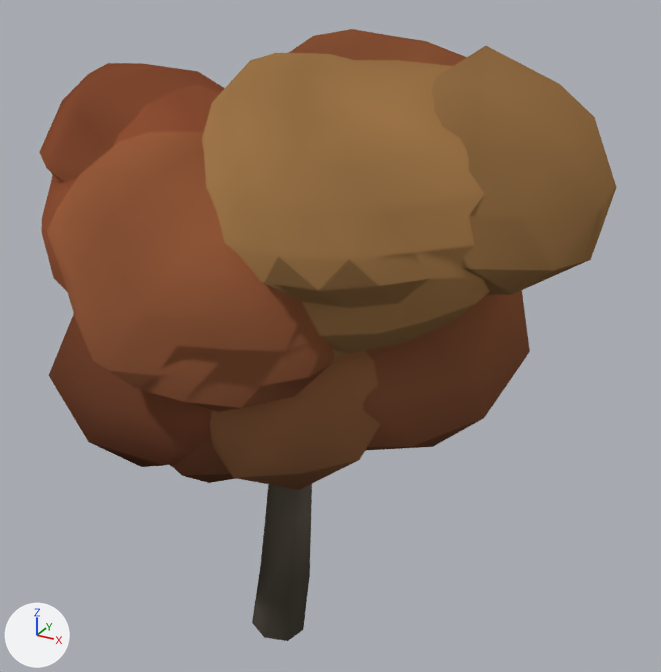
Renders of the Blender file assets/flora/lenga_b.blend from each side of a commit.
One viewpoint serves both versions: a 50 mm lens placed at (3.22, -4.99, 4.79), pointed at (0.28, 0.36, 2.12). Arrows for +X, +Y and +Z are at lower left; the lights stay in place. The first picture is the older version.

Names of what the first picture shows: 'LengaBCopa', 'LengaBTronco'.
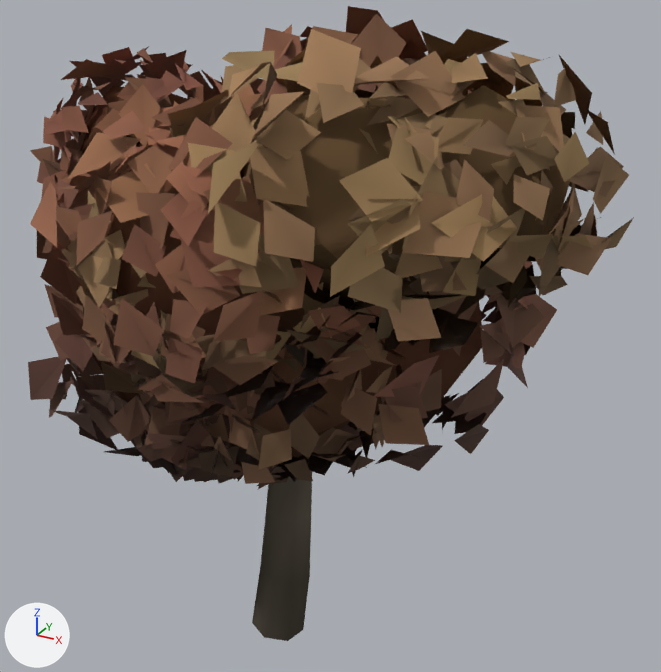
Pixel boxes [x1, y1, x2, y2] of what changed, in the pictures (661 x 672 px; the box of a moved part takes in the faces that stretch with it):
'LengaBCopa', reshaped, recoloured, modifiers changed (15% narrower, 19% shorter): before [39, 29, 617, 490]; after [79, 85, 570, 458]
'LengaBHojas', added (brown): after [28, 6, 633, 490]
part 1 of me_lengabcopa, moved or reshaped: before [202, 53, 490, 354]; after [240, 95, 436, 311]
part 2 of me_lengabcopa, moved or reshaped: before [210, 351, 380, 490]; after [246, 349, 364, 458]
part 3 of me_lengabcopa, moved or reshaped: before [431, 46, 617, 295]; after [435, 85, 570, 268]
part 4 of me_lengabcopa, moved or reshaped (mostly hidden afterwards): before [288, 29, 467, 66]; after [376, 85, 411, 99]
part 7 of me_lengabcopa, moved or reshaped (mostly hidden afterwards): before [41, 84, 220, 291]; after [112, 142, 148, 214]
part 9 of me_lengabcopa, moved or reshaped: before [39, 63, 225, 182]; after [79, 86, 189, 155]
part 10 of me_lengabcopa, moved or reshaped (mostly hidden afterwards): before [47, 131, 334, 412]; after [104, 180, 305, 369]
part 11 of me_lengabcopa, moved or reshaped (mostly hidden afterwards): before [171, 440, 236, 483]; after [190, 414, 229, 450]
part 12 of me_lengabcopa, moved or reshaped (not visible before): after [116, 291, 119, 298]
part 13 of me_lengabcopa, moved or reshaped: before [363, 290, 530, 451]; after [361, 292, 482, 415]
part 14 of me_lengabcopa, moved or reshaped (mostly hidden): before [333, 349, 346, 360]; after [302, 294, 324, 315]
part 15 of me_lengabcopa, moved or reshaped (mostly hidden afterwards): before [49, 314, 212, 467]; after [93, 355, 165, 405]
part 17 of me_lengabcopa, recoloured: before [39, 29, 617, 490]; after [79, 85, 570, 458]

Edits to the bpy script that builds the scene:
```text
Add mat_hoja:
    mat_hoja = bpy.data.materials.new('Hoja')
    mat_hoja.use_nodes = True; mat_hoja.node_tree.nodes.clear()
    _N = mat_hoja.node_tree.nodes; _L = mat_hoja.node_tree.links
    n0 = _N.new('ShaderNodeBsdfPrincipled'); n0.name = 'Principled BSDF'
    n0.inputs[2].default_value = 1.0  # 'Roughness'
    n1 = _N.new('ShaderNodeOutputMaterial'); n1.name = 'Material Output'
    n2 = _N.new('ShaderNodeVertexColor'); n2.name = 'Color Attribute'
    n2.layer_name = 'Col'
    _L.new(n0.outputs[0], n1.inputs[0])  # 'BSDF' to 'Surface'
    _L.new(n2.outputs[0], n0.inputs[0])  # 'Color' to 'Base Color'
Change me_lengabcopa:
    remove me_lengabcopa.from_pydata(...)  # 1152 vertices, 2240 faces; spans x -1.78..2.25, y -1.59..2.17, z 1.14..4.26
    add me_lengabcopa.from_pydata(...)  # 1152 vertices, 2240 faces; spans x -1.57..2.05, y -1.33..1.98, z 1.29..4.06
    me_lengabcopa part 1: the loose piece of 162 vertices spanning x -0.13..1.9, y -1.42..0.7, z 2.5..4.2 is scaled about its middle by 0.72, then moved by (-0.02, 0.01, 0.01)
    me_lengabcopa part 2: the loose piece of 42 vertices spanning x -0.25..1.13, y -1.1..0.27, z 1.55..2.77 is scaled about its middle by 0.72, then moved by (-0.01, 0.01, -0.01)
    me_lengabcopa part 3: the loose piece of 42 vertices spanning x 0.79..2.25, y -0.96..0.6, z 2.87..4.26 is scaled about its middle by 0.72, then moved by (0.0, -0.01, -0.01)
    me_lengabcopa part 4: the loose piece of 162 vertices spanning x -0.81..1.33, y -0.26..2.09, z 2.56..4.17 is scaled about its middle by 0.72, then moved by (-0.01, 0.0, 0.0)
    me_lengabcopa part 5: the loose piece of 42 vertices spanning x -0.71..0.76, y -0.48..1.11, z 1.21..2.55 is scaled about its middle by 0.72
    me_lengabcopa part 6: the loose piece of 42 vertices spanning x -0.51..0.64, y 0.87..2.17, z 2.3..3.39 is scaled about its middle by 0.72, then moved by (0.01, 0.0, 0.0)
    me_lengabcopa part 7: the loose piece of 162 vertices spanning x -1.48..0.33, y -1.14..0.73, z 2.34..3.89 is scaled about its middle by 0.72, then moved by (-0.01, 0.02, -0.01)
    me_lengabcopa part 8: the loose piece of 42 vertices spanning x -1.11..0.28, y -0.83..0.65, z 1.14..2.31 is scaled about its middle by 0.72, then moved by (0.01, 0.02, -0.01)
    me_lengabcopa part 9: the loose piece of 42 vertices spanning x -1.78..-0.19, y -0.74..0.83, z 2.73..3.99 is scaled about its middle by 0.72, then moved by (-0.01, 0.01, 0.01)
    me_lengabcopa part 10: the loose piece of 162 vertices spanning x -0.91..0.97, y -1.59..0.25, z 2.08..3.79 is scaled about its middle by 0.72, then moved by (0.01, 0.0, 0.01)
    me_lengabcopa part 11: the loose piece of 42 vertices spanning x -0.92..0.6, y -1.01..0.5, z 1.28..2.55 is scaled about its middle by 0.72, then moved by (0.01, -0.01, -0.01)
    me_lengabcopa part 12: the loose piece of 42 vertices spanning x -0.84..0.57, y -1.4..-0.02, z 2.16..3.43 is scaled about its middle by 0.72, then moved by (-0.01, -0.01, 0.02)
    me_lengabcopa part 13: the loose piece of 42 vertices spanning x -0.48..1.69, y -0.7..1.38, z 1.41..3.0 is scaled about its middle by 0.72, then moved by (0.0, 0.02, 0.0)
    me_lengabcopa part 14: the loose piece of 42 vertices spanning x -0.61..1.13, y -1.21..0.48, z 2.23..3.58 is scaled about its middle by 0.72, then moved by (0.01, 0.0, 0.0)
    me_lengabcopa part 15: the loose piece of 42 vertices spanning x -1.58..0.54, y -1.22..0.69, z 1.24..2.88 is scaled about its middle by 0.72, then moved by (0.01, 0.01, 0.01)
    me_lengabcopa part 16: the loose piece of 42 vertices spanning x -1.3..0.37, y -0.77..0.85, z 1.95..3.31 is scaled about its middle by 0.72, then moved by (0.0, 0.02, 0.0)
    me_lengabcopa part 17: 2240 faces centred in x -1.76..2.22, y -1.58..2.15, z 1.15..4.18 are repainted in the vertex colours; the middle colour goes from brown #875337 to brown #61412f
Change ob_lengabcopa:
    add _m = ob_lengabcopa.modifiers.new('Aligerar', 'DECIMATE')
    add _m.ratio = 0.35
Add ob_lengabhojas:
    ob_lengabhojas = bpy.data.objects.new('LengaBHojas', me_lengabhojas_001)  # 9224 vertices, 4612 faces; spans x -1.87..2.38, y -1.69..2.25, z 1.02..4.34
    ob_lengabhojas.location = (0.0, 0.0, 0.0)
```
